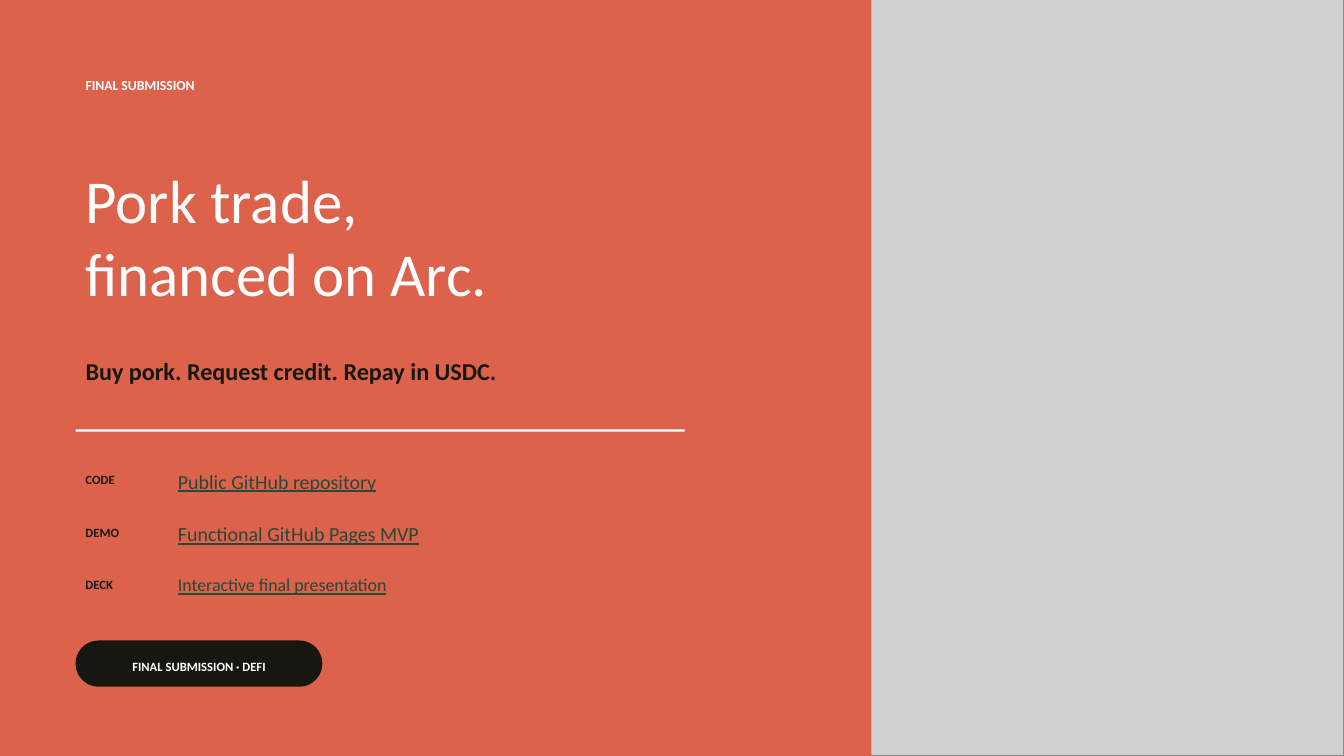
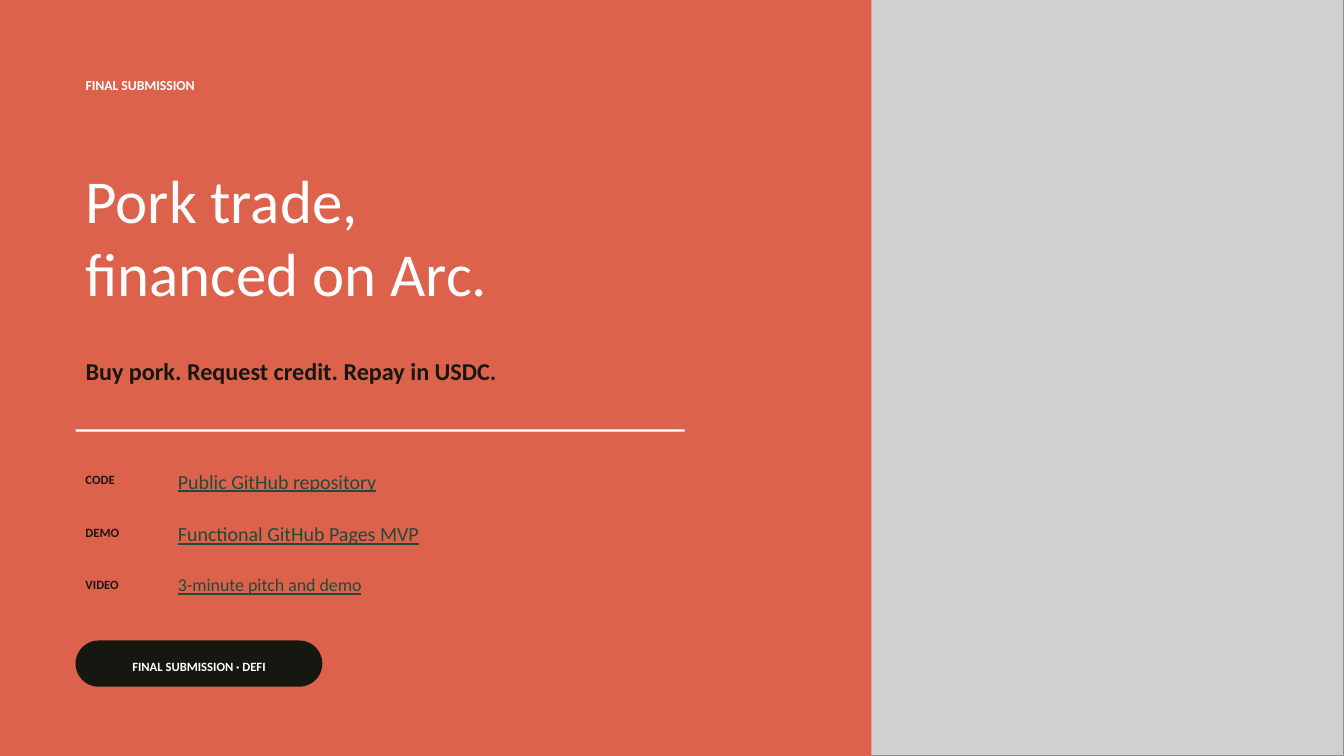
Before and after one commit to vybao39-rgb/porkpay, a slide deck: slide 8 of VPorkPay-Final-Submission-Deck.pptx. Drawn at 1344x756 pixels with LibreOffice and Linux fonts; fonts in the diff are those of the drawing; grey boxes stand for pictures. Boxes give left, top, right and bottom in pixels: in the first picture for what was removed or moved away, otherwise in the second. Text is boxed around its words. In the diff, an @@ line names an element or a change of style, - is before the commit and + after.

```diff
--- a/VPorkPay-Final-Submission-Deck.pptx
+++ b/VPorkPay-Final-Submission-Deck.pptx
@@ text at bbox=[85, 580, 118, 589]: text changed @@
-DECK
+VIDEO
@@ text at bbox=[178, 578, 362, 595]: text changed @@
-Interactive final presentation
+3-minute pitch and demo
```
Also in this commit, not shown: 4 other files.
